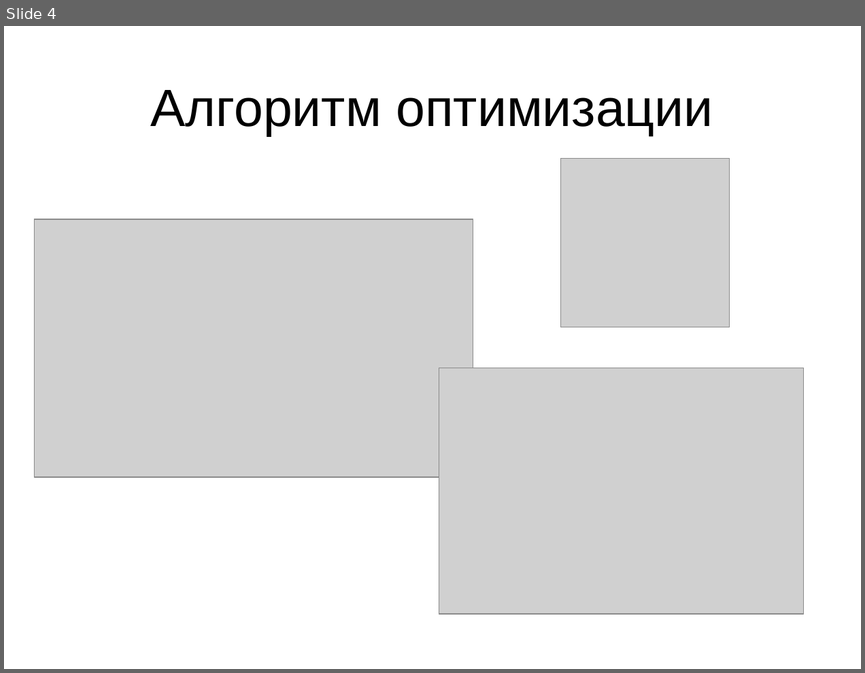
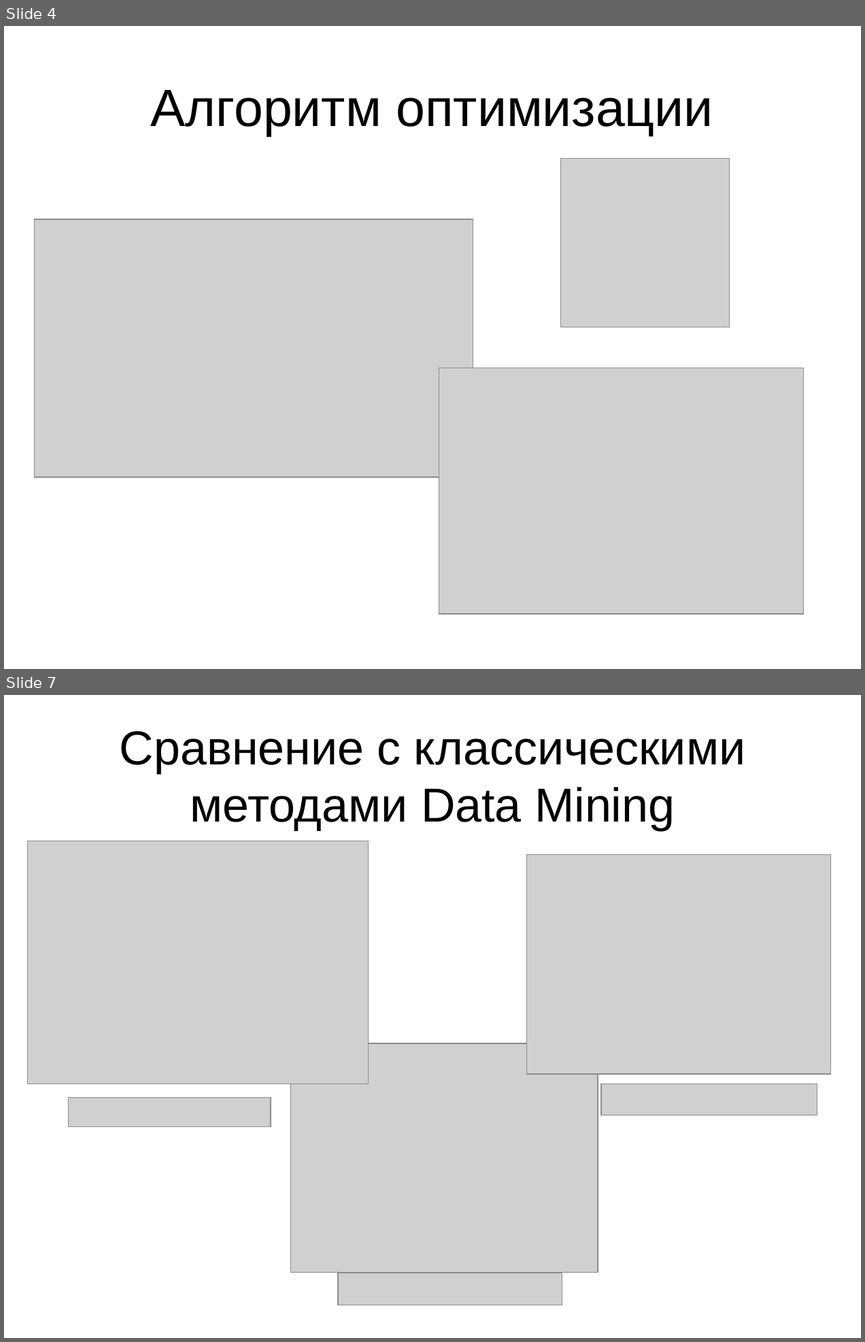
Before and after one commit to ImBa2la/java-artificial-robot, a slide deck: cobro/documentation/Диплом/Слайды.ppt. Shown one above the other, each under a label of ours: slide 4 before the commit, slides 4 and 7 after it; the slides between them are not shown. The pictures are 865x673 and 865x1342 pixels, drawn with LibreOffice and Linux fonts; fonts in the diff are those of the drawing; grey boxes stand for pictures. Boxes give left, top, right and bottom in pixels: in the first picture for what was removed or moved away, otherwise in the second. Text is boxed around its words. In the diff, an @@ line names an element or a change of style, - is before the commit and + after.

```diff
--- a/cobro/documentation/Диплом/Слайды.ppt
+++ b/cobro/documentation/Диплом/Слайды.ppt
@@ slide 7 added at <box>4,695,861,1338</box>, background #FFFFFF @@
@@ title added at <box>120,731,745,830</box>, 40 pt, text #000000 @@
+Сравнение с классическими методами Data Mining
@@ picture added at <box>27,841,368,1083</box> @@
@@ picture added at <box>527,854,830,1074</box> @@
@@ picture added at <box>291,1043,598,1272</box> @@
@@ picture added at <box>68,1097,271,1126</box> @@
@@ picture added at <box>601,1084,817,1115</box> @@
@@ picture added at <box>338,1272,562,1305</box> @@
```
Also in this commit, not shown: 1 slide changed, 4 other slides added, 3 other files.
